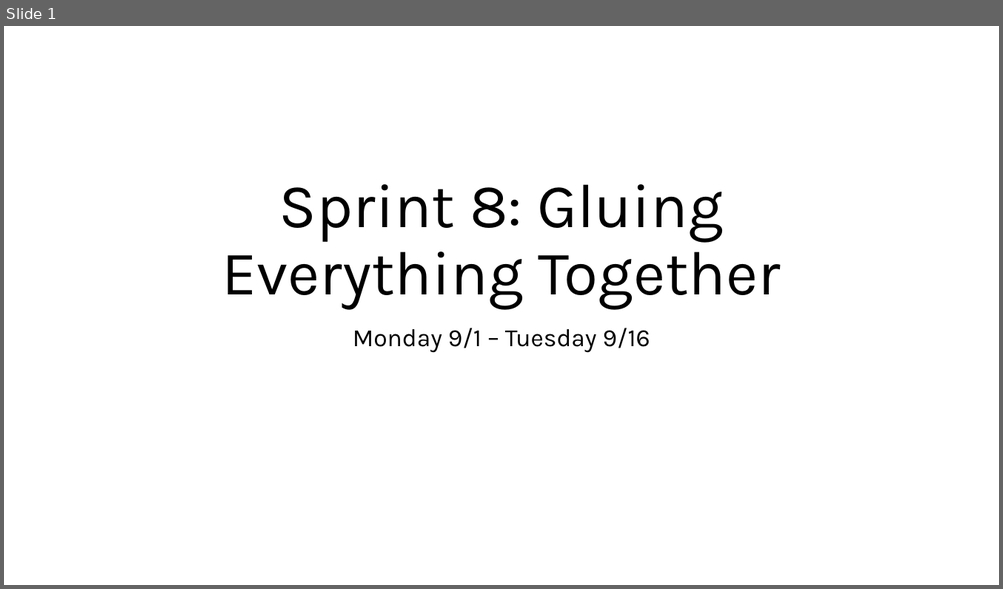
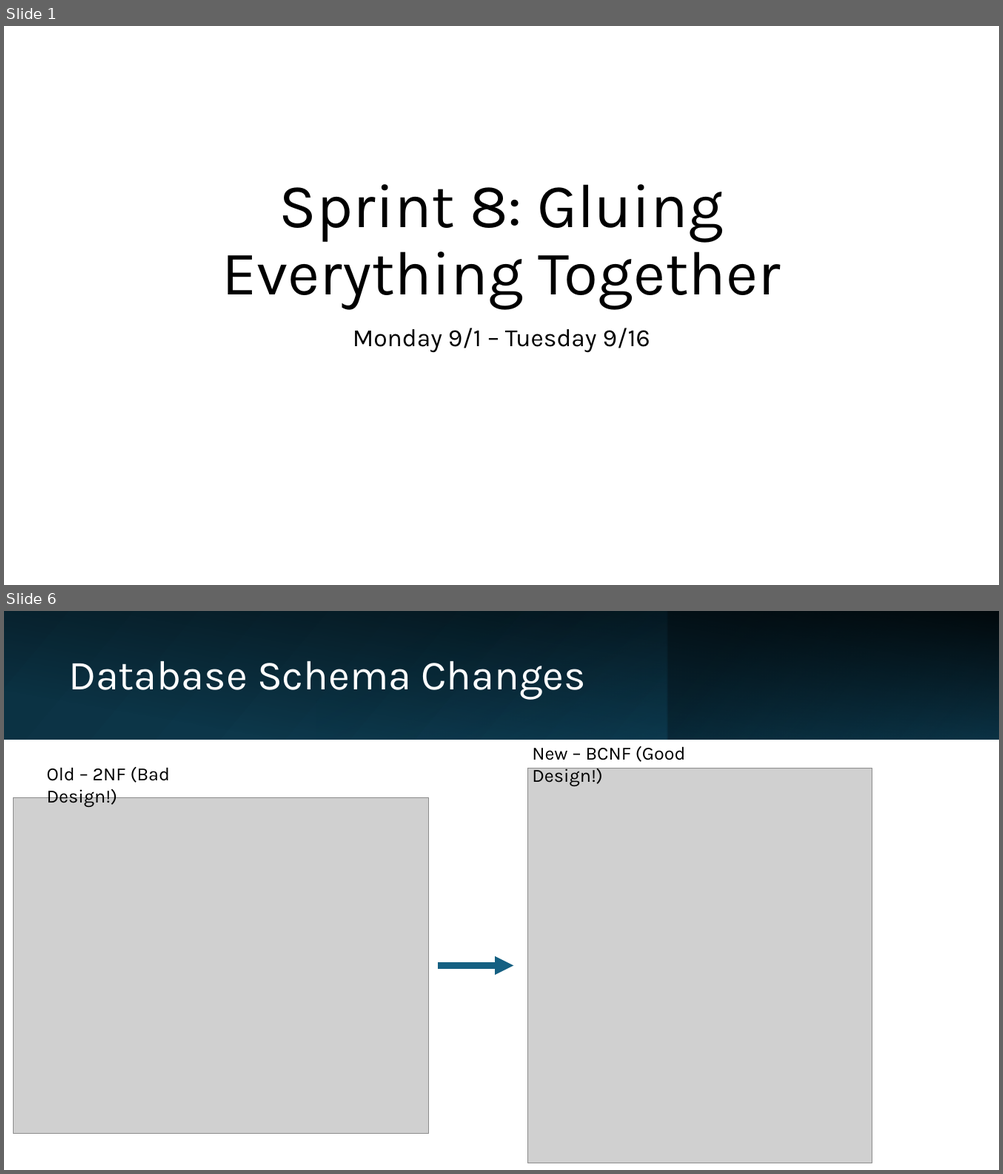
Before and after one commit to GregT7/PlanGauge, a slide deck: project_journal/standup/presentations/sprint8_standup.pptx. Shown one above the other, each under a label of ours: slide 1 before the commit, slides 1 and 6 after it; the slides between them are not shown. The pictures are 1003x589 and 1003x1174 pixels, drawn with LibreOffice and Linux fonts; fonts in the diff are those of the drawing; grey boxes stand for pictures. Boxes give left, top, right and bottom in pixels: in the first picture for what was removed or moved away, otherwise in the second. Text is boxed around its words. In the diff, an @@ line names an element or a change of style, - is before the commit and + after.

```diff
--- a/project_journal/standup/presentations/sprint8_standup.pptx
+++ b/project_journal/standup/presentations/sprint8_standup.pptx
@@ slide 6 added at [4, 611, 999, 1170], background #FFFFFF @@
@@ rectangle added at [4, 611, 999, 739], fill gradient #0B3041 to #104862 @@
@@ rectangle added at [4, 612, 998, 740], fill gradient #000000 @@
@@ rectangle added at [316, 611, 667, 739], fill gradient #156082 to #0B3041 @@
@@ rectangle added at [667, 611, 999, 739], fill gradient #0B3041 to #156082 @@
@@ title added at [68, 661, 586, 700], 40 pt, text #FFFFFF @@
+Database Schema Changes
@@ text added at [532, 746, 686, 786], 18 pt, text #000000 @@
+New – BCNF (Good Design!)
@@ text added at [47, 767, 170, 807], 18 pt, text #000000 @@
+Old – 2NF (Bad Design!)
@@ picture added at [527, 769, 872, 1164] @@
@@ picture added at [13, 797, 429, 1134] @@
@@ arrow added from (438, 966) to (514, 966), #156082 6 pt @@
```
Also in this commit, not shown: 5 slides changed, 5 other slides added, 1 slide removed, 4 other files.
